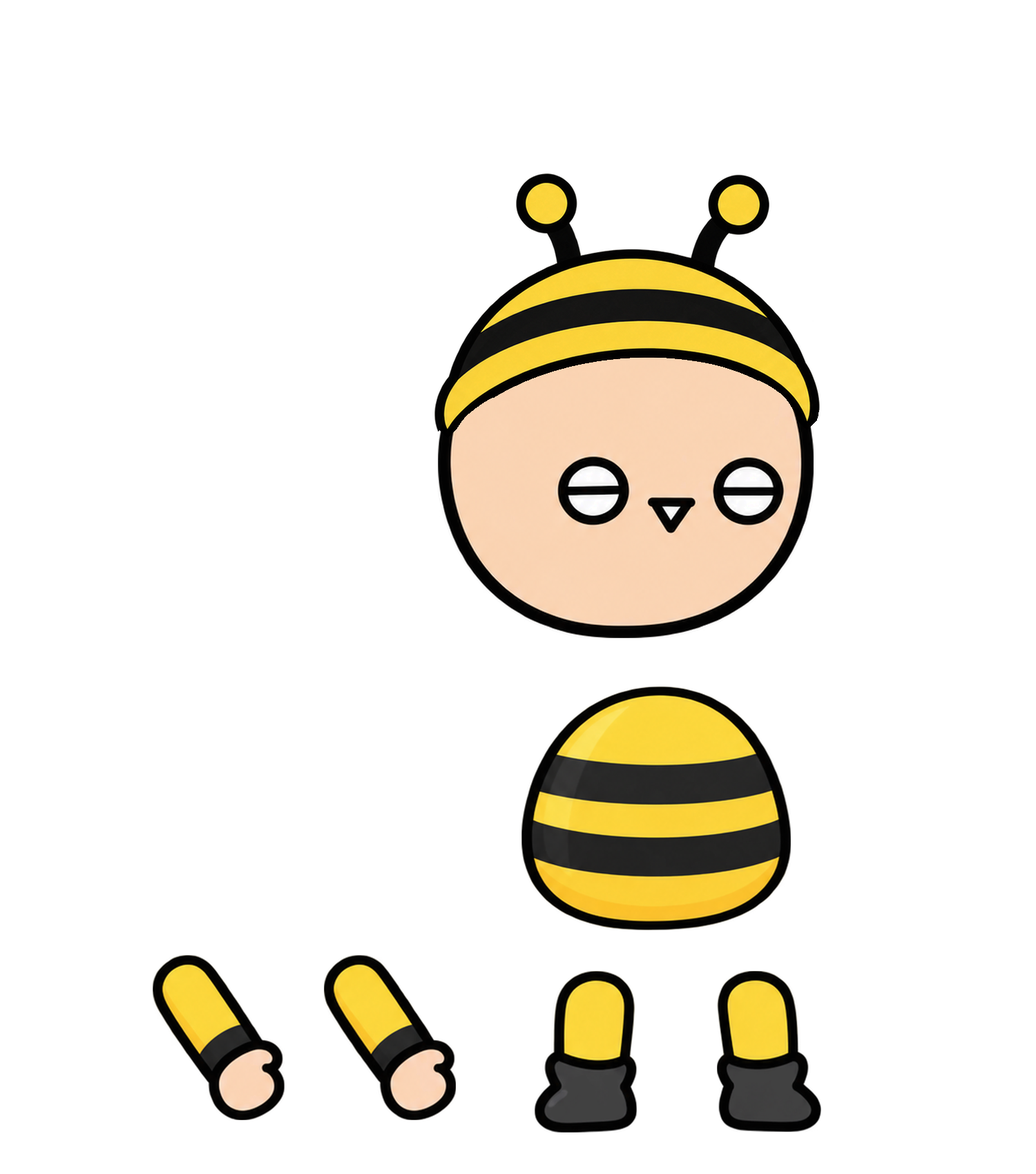
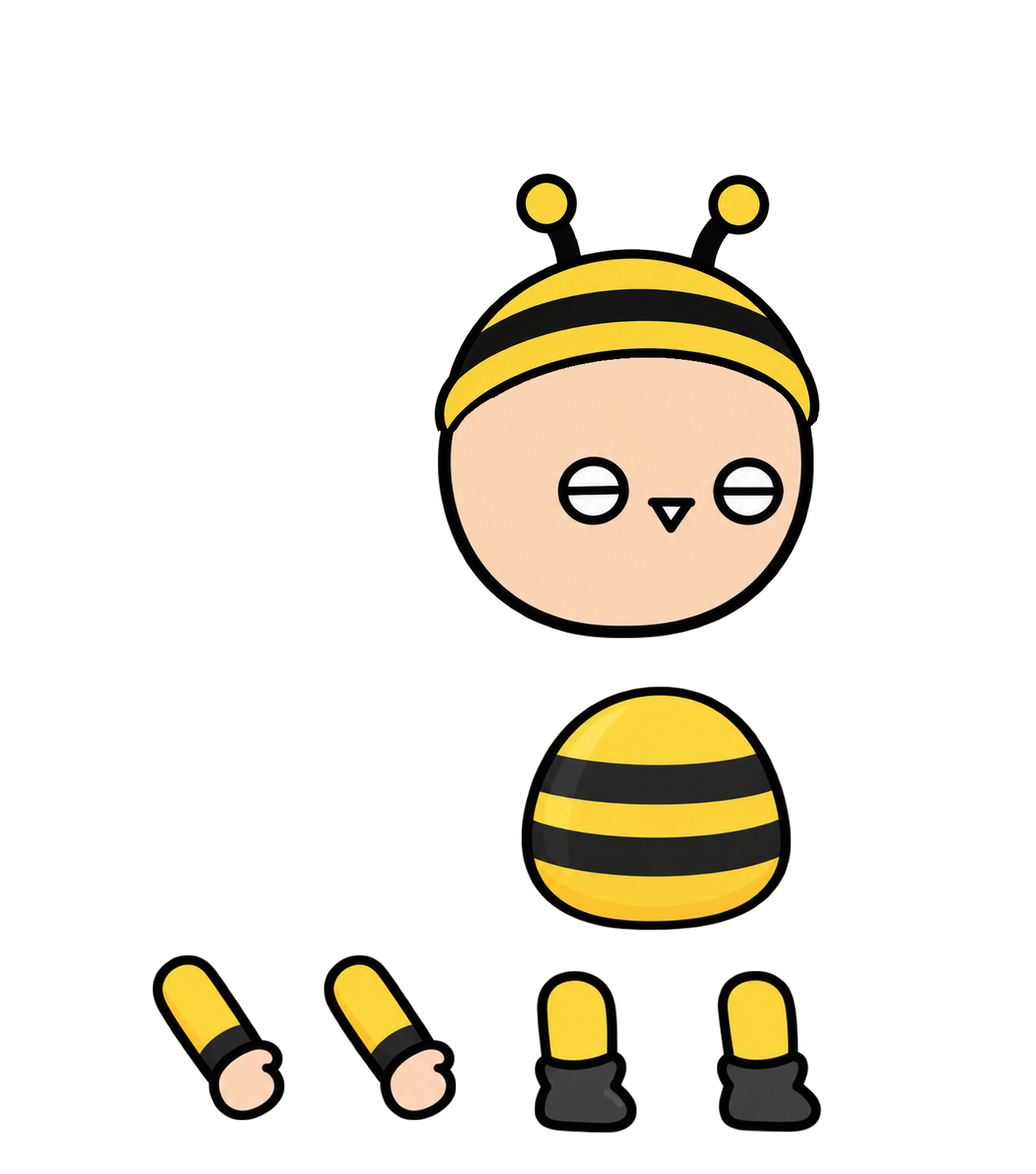
Two versions of the same layered image (1036×1174). Layer-by-layer changes:
painted on "다리1" over 534, 970, 637, 1133
